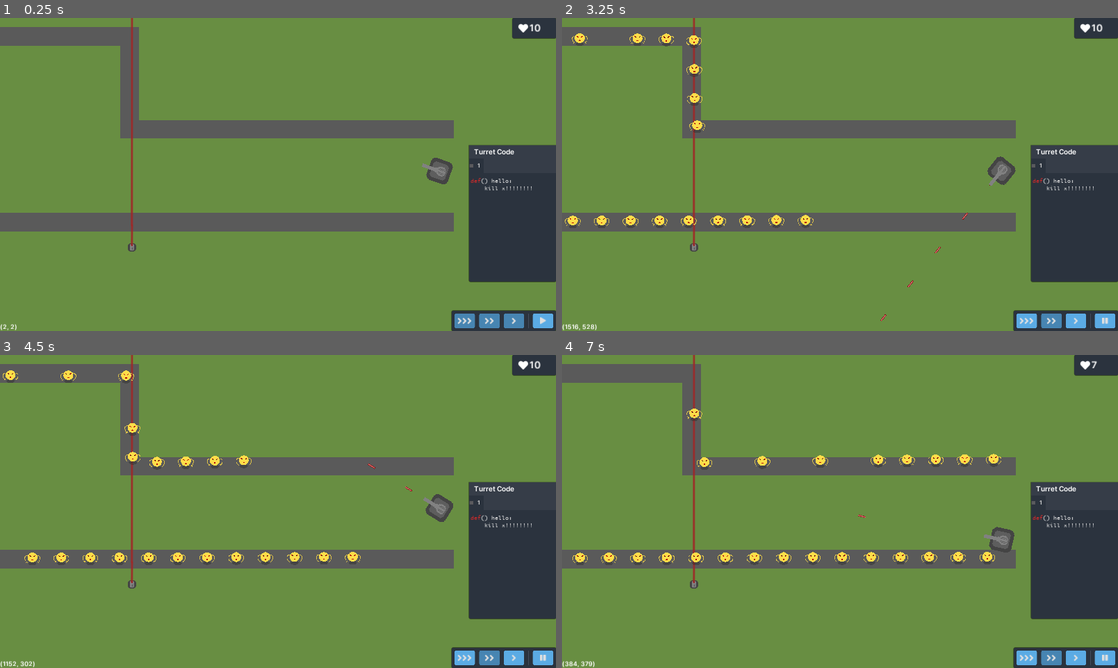
Above: before the commit, frames 1-4 (two rows, left to right).
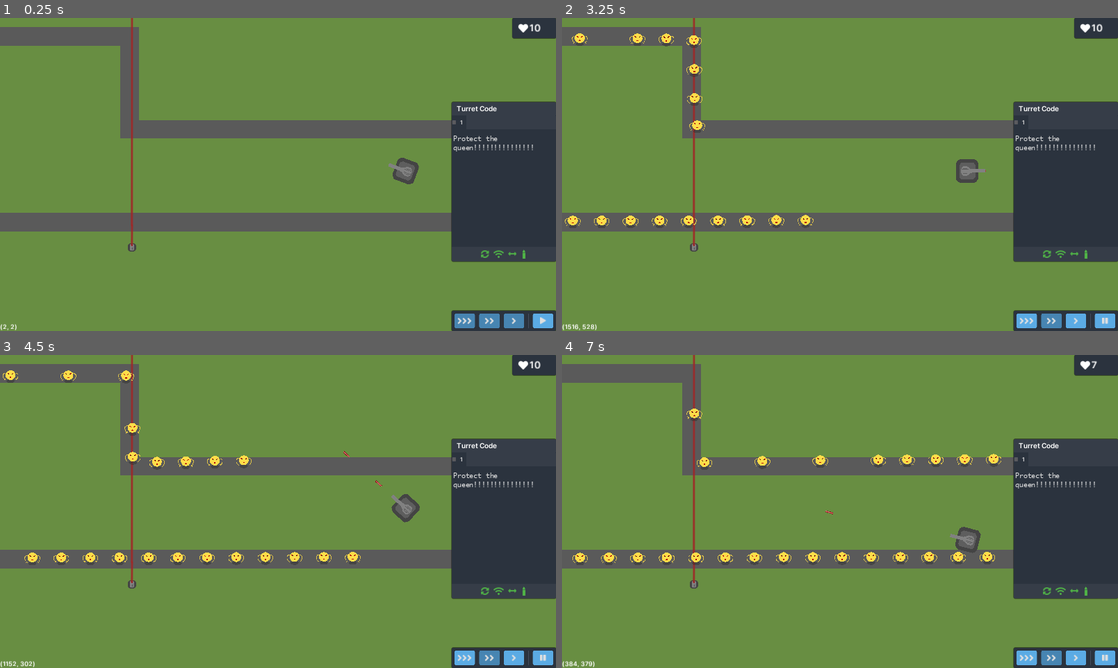
Above: after the commit, the same moments.

Repository: Latiang/tower-defense-godot
Game: Godot game, scene res://objects/Main.tscn
Two runs of this game, one before a commit and one after it. Both use one fixed random seed, a clock stepped at 60 frames per second and the inputs below.
Inputs (mouse positions are in pixels of both pictures, inside the frame that each line leads up to):
- Up to frame 1 (0.25 s): no input
- Up to frame 2 (3.25 s): click "" at 0.5 s; click "" at 1.25 s; click "" at 2 s; move the mouse to (1001, 171) at 2.77 s; press the mouse at (1001, 171) at 2.78 s; hold D from 2.78 s (still down)
- Up to frame 3 (4.5 s): move the mouse to (166, 527) at 3.52 s; release D at 3.53 s; release the mouse at (166, 527) at 3.53 s; hold A 3.53-4.28 s; click (166, 527) at 3.6 s; move the mouse to (333, 442) at 4.27 s; press the mouse at (333, 442) at 4.28 s; hold D from 4.28 s (still down)
- Up to frame 4 (7 s): move the mouse to (812, 574) at 5.02 s; release the mouse at (812, 574) at 5.03 s; click (812, 574) at 5.1 s; move the mouse to (1006, 558) at 5.77 s; release D at 5.78 s; press the mouse at (1006, 558) at 5.78 s; hold A from 5.78 s (still down); move the mouse to (673, 464) at 6.52 s; release the mouse at (673, 464) at 6.53 s; click (673, 464) at 6.6 s

The runs differ from the first frame. In frame 1, 5.8% of the frame differs, in the area x 69-100%, y 26-85%; in frame 2, 5.8%, in the area x 57-100%, y 26-97%; in frame 3, 5.8%; in frame 4, 5.8%.

Commit message:
Add icons under the Coding Window which indicate turret properties

Diff:
--- a/src/assets/GUITheme.tres
+++ b/src/assets/GUITheme.tres
@@ -32,6 +32,22 @@
 corner_radius_bottom_left = 6
 shadow_size = 3
 
+[sub_resource type="DynamicFont" id=7]
+use_filter = true
+font_data = ExtResource( 1 )
+
+[sub_resource type="StyleBoxFlat" id=8]
+content_margin_left = 5.0
+content_margin_right = 5.0
+content_margin_top = 5.0
+content_margin_bottom = 5.0
+bg_color = Color( 0.215686, 0.243137, 0.286275, 1 )
+corner_radius_top_left = 6
+corner_radius_top_right = 6
+corner_radius_bottom_right = 6
+corner_radius_bottom_left = 6
+shadow_size = 3
+
 [sub_resource type="StyleBoxFlat" id=5]
 bg_color = Color( 0.321569, 0.364706, 0.431373, 1 )
 corner_radius_top_left = 1
@@ -59,5 +75,11 @@
 Button/styles/pressed = SubResource( 1 )
 Panel/styles/panel = SubResource( 4 )
 PanelContainer/styles/panel = SubResource( 4 )
+TooltipLabel/colors/font_color = Color( 1, 1, 1, 1 )
+TooltipLabel/colors/font_color_shadow = Color( 0, 0, 0, 0.1 )
+TooltipLabel/constants/shadow_offset_x = 1
+TooltipLabel/constants/shadow_offset_y = 1
+TooltipLabel/fonts/font = SubResource( 7 )
+TooltipPanel/styles/panel = SubResource( 8 )
 VSeparator/constants/separation = 4
 VSeparator/styles/separator = SubResource( 5 )
--- /dev/null
+++ b/src/assets/textures/bullet.svg
@@ -0,0 +1,48 @@
+<?xml version="1.0" encoding="iso-8859-1"?>
+<!-- Generator: Adobe Illustrator 19.0.0, SVG Export Plug-In . SVG Version: 6.00 Build 0)  -->
+<svg version="1.1" id="Layer_1" xmlns="http://www.w3.org/2000/svg" xmlns:xlink="http://www.w3.org/1999/xlink" x="0px" y="0px"
+	 viewBox="0 0 503.607 503.607" style="enable-background:new 0 0 503.607 503.607;" xml:space="preserve">
+<g>
+	<g>
+		<g>
+			<path d="M335.738,436.459V184.656c0-4.642-3.752-8.393-8.393-8.393H176.263c-4.642,0-8.393,3.752-8.393,8.393v251.803
+				c0,4.642,3.752,8.393,8.393,8.393v8.393c-4.642,0-8.393,3.752-8.393,8.393v33.574c0,4.642,3.752,8.393,8.393,8.393h151.082
+				c4.642,0,8.393-3.752,8.393-8.393V461.64c0-4.642-3.752-8.393-8.393-8.393v-8.393
+				C331.986,444.853,335.738,441.101,335.738,436.459z"/>
+			<path d="M184.656,159.478h134.295c4.642,0,8.393-3.752,8.393-8.393v-8.393c0-55.178-26.364-107.889-70.505-141.01
+				c-2.988-2.241-7.084-2.241-10.072,0c-44.141,33.121-70.505,85.831-70.505,141.01v8.393
+				C176.263,155.726,180.014,159.478,184.656,159.478z"/>
+		</g>
+	</g>
+</g>
+<g>
+</g>
+<g>
+</g>
+<g>
+</g>
+<g>
+</g>
+<g>
+</g>
+<g>
+</g>
+<g>
+</g>
+<g>
+</g>
+<g>
+</g>
+<g>
+</g>
+<g>
+</g>
+<g>
+</g>
+<g>
+</g>
+<g>
+</g>
+<g>
+</g>
+</svg>
--- a/src/levels/TestLevel1.tscn
+++ b/src/levels/TestLevel1.tscn
@@ -111,22 +111,22 @@
 rotation = 3.14159
 
 [node name="Turret" parent="." index="2" instance=ExtResource( 4 )]
-position = Vector2( 1516.96, 527.801 )
+position = Vector2( 1400, 527.801 )
 can_move = true
 
 [node name="MovablePath" parent="Turret" index="5"]
-curve = SubResource( 4 )
+curve = SubResource( 2 )
 
 [node name="PathFollow2D" parent="Turret/MovablePath" index="0"]
 position = Vector2( -0.249268, -142.006 )
 
 [node name="MobPath1" parent="." index="3" instance=ExtResource( 3 )]
-curve = SubResource( 2 )
+curve = SubResource( 3 )
 BehaviourFile = "sbtest"
 
 [node name="MobPath2" parent="." index="4" instance=ExtResource( 3 )]
 position = Vector2( 4.48981, 148.165 )
-curve = SubResource( 3 )
+curve = SubResource( 4 )
 BehaviourFile = "sbtest2"
 
 [editable path="Turret"]
--- a/src/levels/TestLevel2.tscn
+++ b/src/levels/TestLevel2.tscn
@@ -102,10 +102,14 @@
 
 [node name="Turret" parent="." index="2" instance=ExtResource( 8 )]
 position = Vector2( 897.598, 532.377 )
+integrated_sensor = false
+unlimited_ammo = false
+ammo_count = 30
 
 [node name="Turret2" parent="." index="3" instance=ExtResource( 8 )]
 position = Vector2( 492.556, 800.904 )
 id = 1
+can_rotate = false
 
 [node name="MobPath1" parent="." index="4" instance=ExtResource( 7 )]
 curve = SubResource( 2 )
--- a/src/objects/CodeWindow.gd
+++ b/src/objects/CodeWindow.gd
@@ -10,6 +10,9 @@
 var current_turret_index = -1;
 
 var turret_buttons = []
+var icon_disabled_color = Color("b34747")
+var icon_enabled_color = Color("50b347")
+var icon_enabled_yellow_color = Color("c7c951")
 
 func _ready():
 	setup_code_syntax_highlighting()
@@ -39,6 +42,7 @@
 	$VBoxContainer/MarginContainer/CodeEditor.text = turrets[id].get_code_source()
 	current_turret_index = id
 	set_button_highlighting(id)
+	set_turret_info_icons(id)
 
 func add_turret_button(turret):
 	turrets[turret.id] = turret
@@ -66,3 +70,19 @@
 		$VBoxContainer/Panel/HBoxContainer/TurretButton1.disabled = false
 	for turret_button in turret_buttons:
 		turret_button.disabled = (int(turret_button.text) == (id+1))
+
+func set_turret_info_icons(id):
+	var turret = turrets[id]
+	var rotateIcon = $VBoxContainer/TurretInfoPanel/MarginContainer2/HBoxContainer/RotateIcon
+	rotateIcon.add_color_override("font_color", icon_enabled_color if turret.can_rotate else icon_disabled_color)
+	var sensorIcon = $VBoxContainer/TurretInfoPanel/MarginContainer2/HBoxContainer/SensorIcon
+	sensorIcon.add_color_override("font_color", icon_enabled_color if turret.integrated_sensor else icon_disabled_color)
+	var moveIcon = $VBoxContainer/TurretInfoPanel/MarginContainer2/HBoxContainer/MoveIcon
+	moveIcon.add_color_override("font_color", icon_enabled_color if turret.can_move else icon_disabled_color)
+	var bulletIcon = $VBoxContainer/TurretInfoPanel/MarginContainer2/HBoxContainer/MarginContainer/CenterContainer/BulletIcon
+	if turret.unlimited_ammo:
+		bulletIcon.modulate = icon_enabled_color
+		bulletIcon.hint_tooltip = "Has Unlimited Ammo"
+	else:
+		bulletIcon.modulate = icon_enabled_yellow_color
+		bulletIcon.hint_tooltip = "%d Ammo" % turret.ammo_count
--- a/src/objects/CodeWindow.tscn
+++ b/src/objects/CodeWindow.tscn
@@ -1,19 +1,25 @@
-[gd_scene load_steps=22 format=2]
+[gd_scene load_steps=25 format=2]
 
 [ext_resource path="res://objects/CodeWindow.gd" type="Script" id=1]
 [ext_resource path="res://assets/GUITheme.tres" type="Theme" id=2]
 [ext_resource path="res://assets/fonts/Monaco.ttf" type="DynamicFontData" id=3]
 [ext_resource path="res://objects/TurretButton1.gd" type="Script" id=4]
 [ext_resource path="res://assets/fonts/Inter-SemiBold-slnt=0.ttf" type="DynamicFontData" id=5]
+[ext_resource path="res://assets/fonts/fa-solid-900.ttf" type="DynamicFontData" id=6]
+[ext_resource path="res://assets/textures/bullet.svg" type="Texture" id=7]
 
 [sub_resource type="StyleBoxFlat" id=1]
 bg_color = Color( 0.172549, 0.203922, 0.247059, 1 )
+corner_radius_top_left = 6
+corner_radius_top_right = 6
 corner_radius_bottom_right = 6
 corner_radius_bottom_left = 6
 shadow_size = 3
 
 [sub_resource type="StyleBoxFlat" id=2]
 bg_color = Color( 0.215686, 0.243137, 0.286275, 1 )
+corner_radius_top_left = 6
+corner_radius_top_right = 6
 anti_aliasing = false
 
 [sub_resource type="DynamicFont" id=3]
@@ -43,60 +49,28 @@
 size = 20
 font_data = ExtResource( 5 )
 
-[sub_resource type="DynamicFont" id=14]
-size = 20
-use_filter = true
-font_data = ExtResource( 3 )
-
-[sub_resource type="Theme" id=15]
-default_font = SubResource( 14 )
-TextEdit/colors/background_color = Color( 0, 0, 0, 0 )
-TextEdit/colors/bookmark_color = Color( 0.08, 0.49, 0.98, 1 )
-TextEdit/colors/brace_mismatch_color = Color( 1, 0.2, 0.2, 1 )
-TextEdit/colors/breakpoint_color = Color( 0.8, 0.8, 0.4, 0.2 )
-TextEdit/colors/caret_background_color = Color( 0, 0, 0, 1 )
-TextEdit/colors/caret_color = Color( 0.88, 0.88, 0.88, 1 )
-TextEdit/colors/code_folding_color = Color( 0.8, 0.8, 0.8, 0.8 )
-TextEdit/colors/completion_background_color = Color( 0.17, 0.16, 0.2, 1 )
-TextEdit/colors/completion_existing_color = Color( 0.87, 0.87, 0.87, 0.13 )
-TextEdit/colors/completion_font_color = Color( 0.67, 0.67, 0.67, 1 )
-TextEdit/colors/completion_scroll_color = Color( 1, 1, 1, 1 )
-TextEdit/colors/completion_selected_color = Color( 0.26, 0.26, 0.27, 1 )
-TextEdit/colors/current_line_color = Color( 0.25, 0.25, 0.26, 0.8 )
-TextEdit/colors/executing_line_color = Color( 0.2, 0.8, 0.2, 0.4 )
-TextEdit/colors/font_color = Color( 0.88, 0.88, 0.88, 1 )
-TextEdit/colors/font_color_readonly = Color( 0.88, 0.88, 0.88, 0.5 )
-TextEdit/colors/font_color_selected = Color( 0, 0, 0, 1 )
-TextEdit/colors/function_color = Color( 0.4, 0.64, 0.81, 1 )
-TextEdit/colors/line_number_color = Color( 0.67, 0.67, 0.67, 0.4 )
-TextEdit/colors/mark_color = Color( 1, 0.4, 0.4, 0.4 )
-TextEdit/colors/member_variable_color = Color( 0.9, 0.31, 0.35, 1 )
-TextEdit/colors/number_color = Color( 0.92, 0.58, 0.2, 1 )
-TextEdit/colors/safe_line_number_color = Color( 0.67, 0.78, 0.67, 0.6 )
-TextEdit/colors/selection_color = Color( 0.49, 0.49, 0.49, 1 )
-TextEdit/colors/symbol_color = Color( 0.94, 0.94, 0.94, 1 )
-TextEdit/colors/word_highlighted_color = Color( 0.8, 0.9, 0.9, 0.15 )
-TextEdit/constants/completion_lines = 7
-TextEdit/constants/completion_max_width = 50
-TextEdit/constants/completion_scroll_width = 3
-TextEdit/constants/line_spacing = 4
-TextEdit/fonts/font = null
-TextEdit/icons/fold = null
-TextEdit/icons/folded = null
-TextEdit/icons/space = null
-TextEdit/icons/tab = null
-TextEdit/styles/completion = null
-TextEdit/styles/focus = null
-TextEdit/styles/normal = null
-TextEdit/styles/read_only = null
-
 [sub_resource type="StyleBoxFlat" id=16]
 bg_color = Color( 0.215686, 0.243137, 0.286275, 1 )
 
+[sub_resource type="DynamicFont" id=19]
+size = 24
+font_data = ExtResource( 3 )
+
+[sub_resource type="StyleBoxFlat" id=17]
+bg_color = Color( 0.215686, 0.243137, 0.286275, 1 )
+corner_radius_bottom_right = 6
+corner_radius_bottom_left = 6
+anti_aliasing = false
+
+[sub_resource type="DynamicFont" id=18]
+size = 30
+use_filter = true
+font_data = ExtResource( 6 )
+
 [node name="CodeWindow" type="Panel"]
 margin_right = 300.0
-margin_bottom = 470.0
-rect_min_size = Vector2( 300, 470 )
+margin_bottom = 550.0
+rect_min_size = Vector2( 360, 550 )
 theme = ExtResource( 2 )
 custom_styles/panel = SubResource( 1 )
 script = ExtResource( 1 )
@@ -105,8 +79,8 @@
 }
 
 [node name="VBoxContainer" type="VBoxContainer" parent="."]
-margin_right = 300.0
-margin_bottom = 450.0
+margin_right = 360.0
+margin_bottom = 550.0
 size_flags_horizontal = 3
 size_flags_vertical = 3
 custom_constants/separation = 0
@@ -115,20 +89,20 @@
 }
 
 [node name="LabelPanel" type="PanelContainer" parent="VBoxContainer"]
-margin_right = 300.0
+margin_right = 360.0
 margin_bottom = 45.0
 rect_min_size = Vector2( 0, 45 )
 custom_styles/panel = SubResource( 2 )
 
 [node name="MarginContainer" type="MarginContainer" parent="VBoxContainer/LabelPanel"]
-margin_right = 300.0
+margin_right = 360.0
 margin_bottom = 45.0
 custom_constants/margin_left = 16
 
 [node name="CodeLabel" type="Label" parent="VBoxContainer/LabelPanel/MarginContainer"]
 margin_left = 16.0
 margin_top = 5.0
-margin_right = 300.0
+margin_right = 360.0
 margin_bottom = 40.0
 rect_min_size = Vector2( 0, 35 )
 custom_fonts/font = SubResource( 3 )
@@ -137,13 +111,13 @@
 
 [node name="Panel" type="PanelContainer" parent="VBoxContainer"]
 margin_top = 45.0
-margin_right = 300.0
+margin_right = 360.0
 margin_bottom = 95.0
 rect_min_size = Vector2( 0, 50 )
 custom_styles/panel = SubResource( 2 )
 
 [node name="HBoxContainer" type="HBoxContainer" parent="VBoxContainer/Panel"]
-margin_right = 300.0
+margin_right = 360.0
 margin_bottom = 50.0
 size_flags_horizontal = 3
 size_flags_vertical = 3
@@ -171,8 +145,8 @@
 
 [node name="MarginContainer" type="MarginContainer" parent="VBoxContainer"]
 margin_top = 95.0
-margin_right = 300.0
-margin_bottom = 450.0
+margin_right = 360.0
+margin_bottom = 500.0
 size_flags_horizontal = 3
 size_flags_vertical = 3
 custom_constants/margin_right = 0
@@ -183,16 +157,91 @@
 [node name="CodeEditor" type="TextEdit" parent="VBoxContainer/MarginContainer"]
 margin_left = 5.0
 margin_top = 15.0
-margin_right = 300.0
-margin_bottom = 355.0
-size_flags_horizontal = 3
-size_flags_vertical = 3
-theme = SubResource( 15 )
+margin_right = 360.0
+margin_bottom = 405.0
+size_flags_horizontal = 3
+size_flags_vertical = 3
 custom_styles/focus = SubResource( 16 )
+custom_fonts/font = SubResource( 19 )
 custom_colors/background_color = Color( 0.172549, 0.203922, 0.247059, 1 )
 syntax_highlighting = true
 context_menu_enabled = false
 smooth_scrolling = true
 wrap_enabled = true
+
+[node name="TurretInfoPanel" type="PanelContainer" parent="VBoxContainer"]
+margin_top = 500.0
+margin_right = 360.0
+margin_bottom = 550.0
+rect_min_size = Vector2( 0, 50 )
+custom_styles/panel = SubResource( 17 )
+
+[node name="MarginContainer2" type="MarginContainer" parent="VBoxContainer/TurretInfoPanel"]
+margin_right = 360.0
+margin_bottom = 50.0
+custom_constants/margin_right = 0
+custom_constants/margin_top = 5
+custom_constants/margin_left = 5
+custom_constants/margin_bottom = 5
+
+[node name="HBoxContainer" type="HBoxContainer" parent="VBoxContainer/TurretInfoPanel/MarginContainer2"]
+margin_left = 5.0
+margin_top = 5.0
+margin_right = 360.0
+margin_bottom = 45.0
+custom_constants/separation = 15
+alignment = 1
+
+[node name="RotateIcon" type="Label" parent="VBoxContainer/TurretInfoPanel/MarginContainer2/HBoxContainer"]
+margin_left = 93.0
+margin_top = 4.0
+margin_right = 123.0
+margin_bottom = 35.0
+hint_tooltip = "Can Rotate"
+mouse_filter = 1
+custom_fonts/font = SubResource( 18 )
+custom_colors/font_color = Color( 1, 1, 1, 1 )
+text = ""
+valign = 1
+
+[node name="SensorIcon" type="Label" parent="VBoxContainer/TurretInfoPanel/MarginContainer2/HBoxContainer"]
+margin_left = 138.0
+margin_top = 4.0
+margin_right = 176.0
+margin_bottom = 35.0
+hint_tooltip = "Has Integrated Sensor"
+mouse_filter = 1
+custom_fonts/font = SubResource( 18 )
+text = ""
+valign = 1
+
+[node name="MoveIcon" type="Label" parent="VBoxContainer/TurretInfoPanel/MarginContainer2/HBoxContainer"]
+margin_left = 191.0
+margin_top = 4.0
+margin_right = 221.0
+margin_bottom = 35.0
+hint_tooltip = "Can Move"
+mouse_filter = 1
+custom_fonts/font = SubResource( 18 )
+text = ""
+valign = 1
+
+[node name="MarginContainer" type="MarginContainer" parent="VBoxContainer/TurretInfoPanel/MarginContainer2/HBoxContainer"]
+margin_left = 236.0
+margin_right = 261.0
+margin_bottom = 40.0
+custom_constants/margin_left = -5
+
+[node name="CenterContainer" type="CenterContainer" parent="VBoxContainer/TurretInfoPanel/MarginContainer2/HBoxContainer/MarginContainer"]
+margin_left = -5.0
+margin_right = 25.0
+margin_bottom = 40.0
+
+[node name="BulletIcon" type="TextureRect" parent="VBoxContainer/TurretInfoPanel/MarginContainer2/HBoxContainer/MarginContainer/CenterContainer"]
+margin_top = 5.0
+margin_right = 30.0
+margin_bottom = 35.0
+hint_tooltip = "Has Unlimited Ammo"
+texture = ExtResource( 7 )
 [connection signal="button_down" from="VBoxContainer/Panel/HBoxContainer/TurretButton1" to="VBoxContainer/Panel/HBoxContainer/TurretButton1" method="_on_TurretButton1_button_down"]
 [connection signal="turret_button_pressed" from="VBoxContainer/Panel/HBoxContainer/TurretButton1" to="." method="_on_TurretButton1_turret_button_pressed"]
--- a/src/objects/GUI.tscn
+++ b/src/objects/GUI.tscn
@@ -41,10 +41,10 @@
 anchor_top = 0.5
 anchor_right = 1.0
 anchor_bottom = 0.5
-margin_left = -300.0
-margin_top = -100.0
+margin_left = -360.0
+margin_top = -250.0
 margin_right = 0.0
-margin_bottom = 370.0
+margin_bottom = 250.0
 
 [node name="LevelControlsPanel" type="PanelContainer" parent="."]
 anchor_left = 1.0
--- a/src/objects/LevelManager.gd
+++ b/src/objects/LevelManager.gd
@@ -3,7 +3,8 @@
 var current_level = false
 var current_level_index = 0
 
-export var health = 10
+export var max_health = 10
+var health = max_health
 
 var save_state = load("res://objects/SaveStateClass.gd").new()
 
@@ -28,7 +29,7 @@
 
 # Load a level by name. Connects the required signals and so on
 func load_level(level_index):
-	health = 10
+	health = max_health
 	current_level_index = level_index
 	var level_name = save_state.get_level_data(level_index)["file"]
 	$GUI.reset()
@@ -56,10 +57,11 @@
 	$GUI/CodeWindow.open_code_window(turret_id)
 
 func _on_Level_level_complete():
-	$GUI.level_won()
-	$AutoSaveTimer.stop()
-	save_state.save_level_data(current_level, current_level_index, 3)
-	save_state.save_to_file()
+	if health > 0:
+		$GUI.level_won()
+		$AutoSaveTimer.stop()
+		save_state.save_level_data(current_level, current_level_index, 3)
+		save_state.save_to_file()
 
 func _on_GUI_update_time_scale(new_time_scale):
 	current_level.set_time_scale(new_time_scale)
--- a/src/saves/save1.json
+++ b/src/saves/save1.json
@@ -1 +1 @@
-{"levels":[{"description":"test","file":"TestLevel1","status":3,"turret_code":["def() hello:\n\tkill x!!!!!!!!"]},{"description":"test2","file":"TestLevel2","status":2,"turret_code":["Code for level 2 turret 1","Code for level 2 turret 2"]}]}
+{"levels":[{"description":"test","file":"TestLevel1","status":2,"turret_code":["Protect the queen!!!!!!!!!!!!!!!"]},{"description":"test2","file":"TestLevel2","status":2,"turret_code":["Code for level 2 turret 1","Code for level 2 turret 2"]}]}
Not shown: 1 places in src/assets/GUITheme.tres that only renumber resources
Not shown, added: src/assets/textures/bullet.png.import
Not shown, added: src/assets/textures/bullet.svg.import
Not shown: 1 places in src/levels/TestLevel1.tscn that only renumber resources
